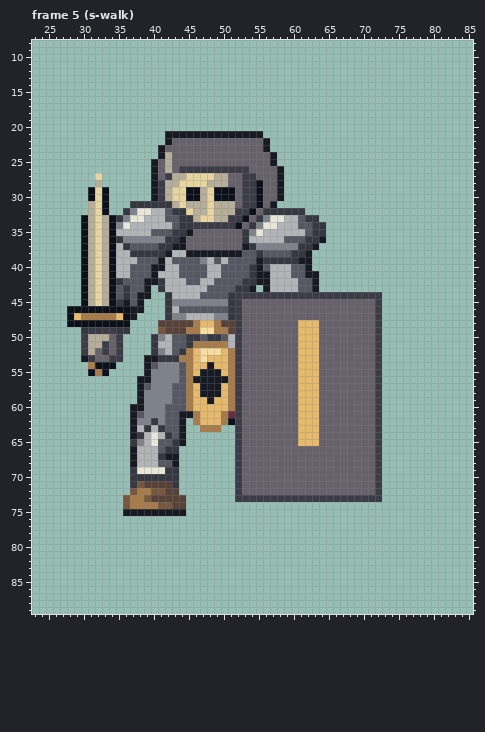
A pixel-art file gets an edit: art/enemy-bones-2.aseprite. Above: the version before the commit.
96x96 pixels, 128 frames. Colours within 5 levels of each other are drawn and written as one. Shown: frame 5 (s-walk): x 23..85, y 8..89. The commit also changed other frames, which this record leaves out.
New version:
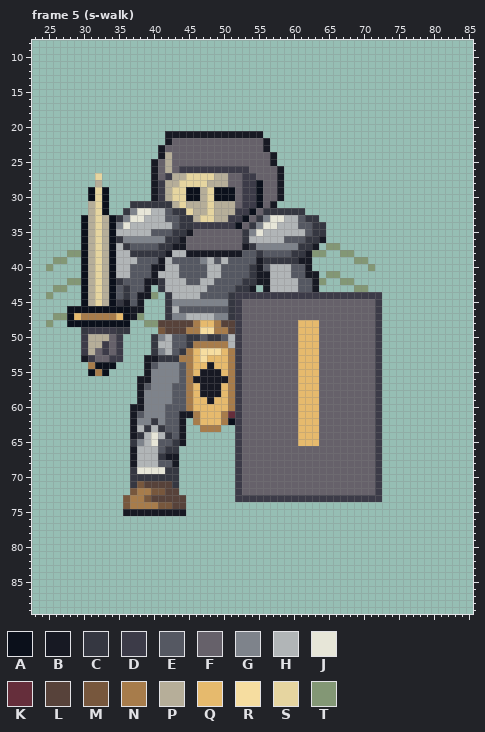
Palette (. is transparent): A #0b101b  B #171923  C #353741  D #3c3b48  E #555862  F #66616a  G #7e838b  H #b1b5b7  J #e7e6d8  K #652e3b  L #57423a  M #77573d  N #a77c4b  P #b6ae99  Q #e6ba6d  R #f6dda0  S #e6d5a0  T #839775
Changes in this commit:
Frame 5 (s-walk), layer "ink":
Colour T is added in row 37 at x 65 to 66; in row 38 at x 28 to 29, 63 to 64 and 67 to 68; in row 39 at x 26 to 27 and 69 to 70; in row 40 at x 25 and 71; in row 41 at x 65 to 66; in row 42 at x 28 to 29, 64 and 67 to 68.
Colour T is added in row 43 at x 26 to 27 and 69 to 70; in row 44 at x 25 and 40; in row 47 at x 26 to 27 and 38; in row 48 at x 25 and 39 to 40.
Boxes around the changes in both pictures, in picture pixels (x1, y1, x2, y2):
added: (312, 243, 375, 292)
added: (46, 250, 81, 327)
added: (137, 292, 158, 327)
